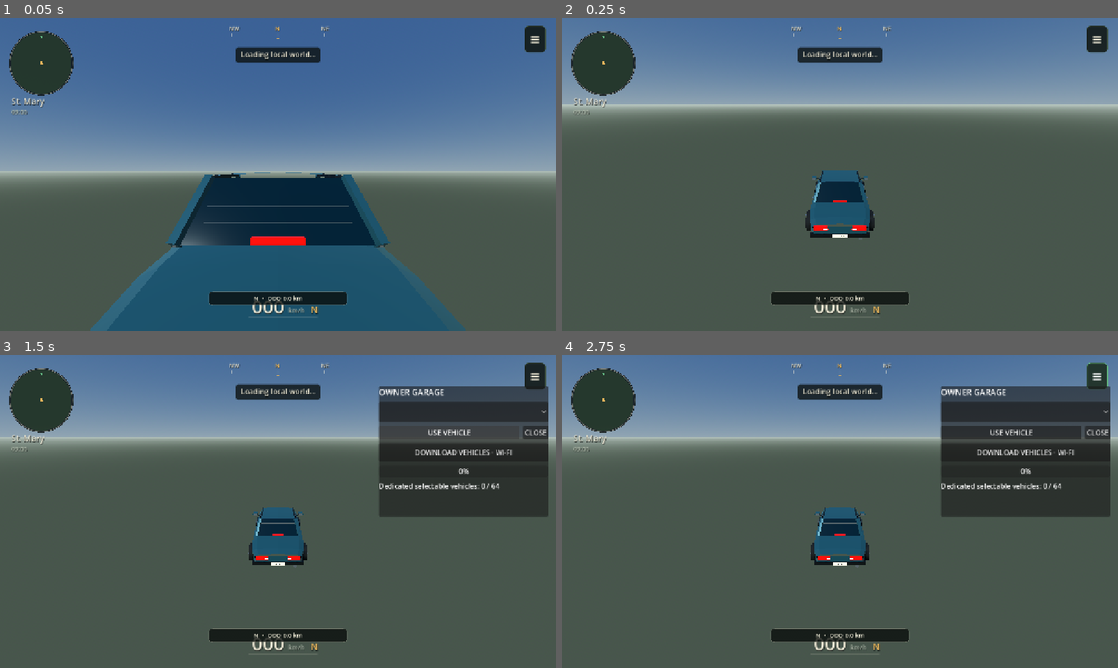
Above: before the commit, frames 1-4 (two rows, left to right).
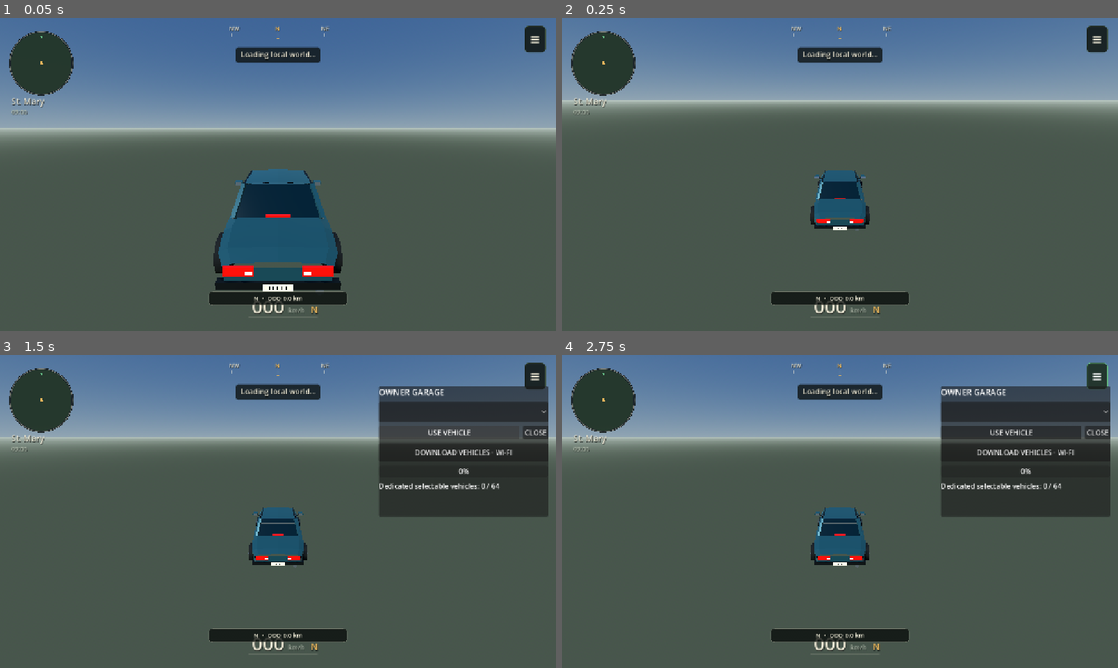
Above: after the commit, the same moments.

Repository: rell28194-rgb/yardman
Game: Godot game, scene res://main.tscn
The game is run twice, just before and just after one commit, with the same random seed, the same clock (stepped at 60 frames per second) and the same inputs.
Inputs (mouse positions are in pixels of both pictures, inside the frame that each line leads up to):
- Up to frame 1 (0.05 s): no input
- Up to frame 2 (0.25 s): no input
- Up to frame 3 (1.5 s): tap Enter (ym_garage_confirm) at 0.5 s; move the mouse to (400, 495) at 0.52 s; hold Right (ui_right) 0.53-1.25 s; hold G (ym_garage) 0.53-1.25 s; click (400, 495) at 0.67 s; click "USE VEHICLE" at 1.25 s
- Up to frame 4 (2.75 s): click "≡" at 2 s

The runs differ from the first frame. In frame 1, 47% of the frame differs, in the area x 0-100%, y 21-100%; in frame 2, 3.6%; in frame 3, less than 0.1%; in frame 4, nothing differs.

Commit message:
visuals: enable fleet-aware chase camera

Diff:
--- a/godot/project.godot
+++ b/godot/project.godot
@@ -24,6 +24,7 @@
 RemoteFleet="*res://scripts/remote_fleet_runtime.gd"
 VehicleGarage="*res://scripts/vehicle_selector_runtime.gd"
 VehicleStatusHUD="*res://scripts/vehicle_status_hud_runtime.gd"
+VehicleCameraPresentation="*res://scripts/vehicle_camera_runtime.gd"
 
 [display]
 window/size/viewport_width=1280
